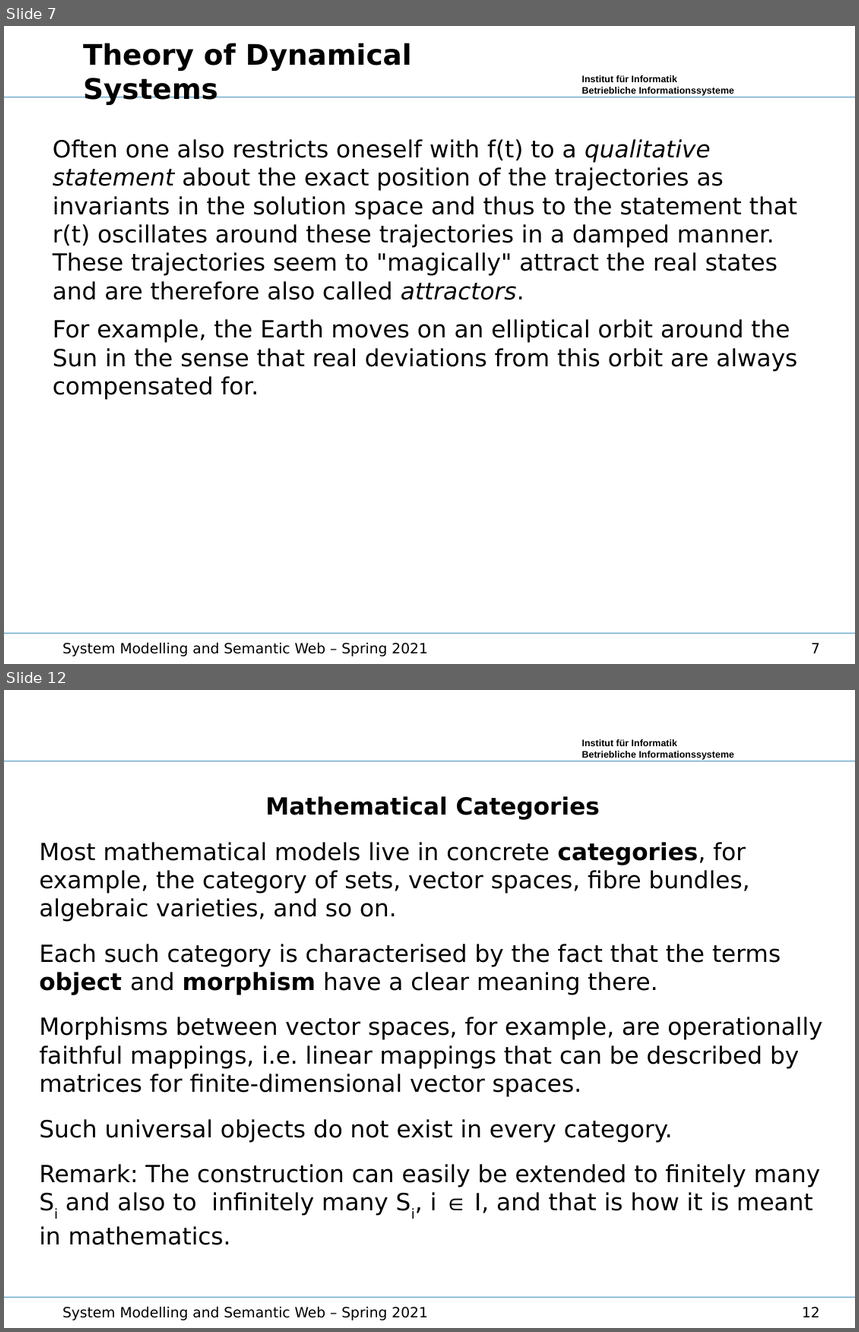
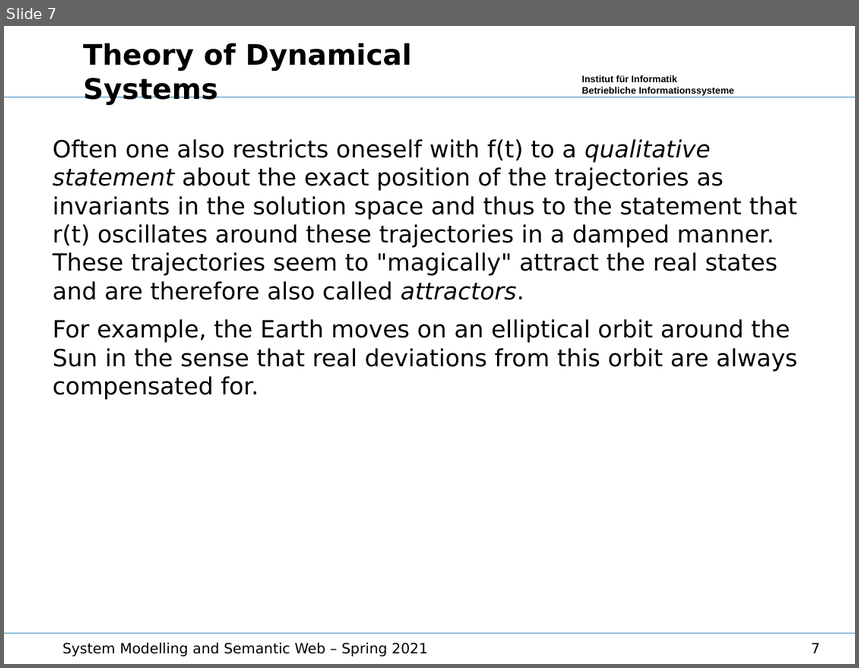
Before and after one commit to wumm-project/Leipzig-Seminar, a slide deck: Summerterm-2021/Lecture/SystemDevelopment.odp. Shown one above the other, each under a label of ours: slides 7 and 12 before the commit, slide 7 after it; the slides between them are not shown. The pictures are 859x1332 and 859x668 pixels, drawn with LibreOffice and Linux fonts; fonts in the diff are those of the drawing; background and template pictures are left out. Boxes give left, top, right and bottom in pixels: in the first picture for what was removed or moved away, otherwise in the second. Text is boxed around its words. In the diff, an @@ line names an element or a change of style, - is before the commit and + after.

```diff
--- a/Summerterm-2021/Lecture/SystemDevelopment.odp
+++ b/Summerterm-2021/Lecture/SystemDevelopment.odp
@@ slide 12 removed at box(4, 690, 855, 1328), background #FFFFFF; not listed: 3 template elements that a slide beside it also shows @@
@@ text removed at box(39, 796, 823, 1246) @@
-Mathematical Categories
-Most mathematical models live in concrete categories, for example, the category of sets, vector spaces, fibre bundles, algebraic varieties, and so on.
-Each such category is characterised by the fact that the terms object and morphism have a clear meaning there.
-Morphisms between vector spaces, for example, are operationally faithful mappings, i.e. linear mappings that can be described by matrices for finite-dimensional vector spaces.
-Such universal objects do not exist in every category.
-Remark: The construction can easily be extended to finitely many Si and also to infinitely many Si, i ∈ I, and that is how it is meant in mathematics.
@@ text removed at box(63, 1307, 427, 1321) @@
-System Modelling and Semantic Web – Spring 2021
@@ page number removed at box(802, 1307, 820, 1318) @@
-12
```
Also in this commit, not shown: 3 slides changed, 9 other slides removed, 13 other files.
